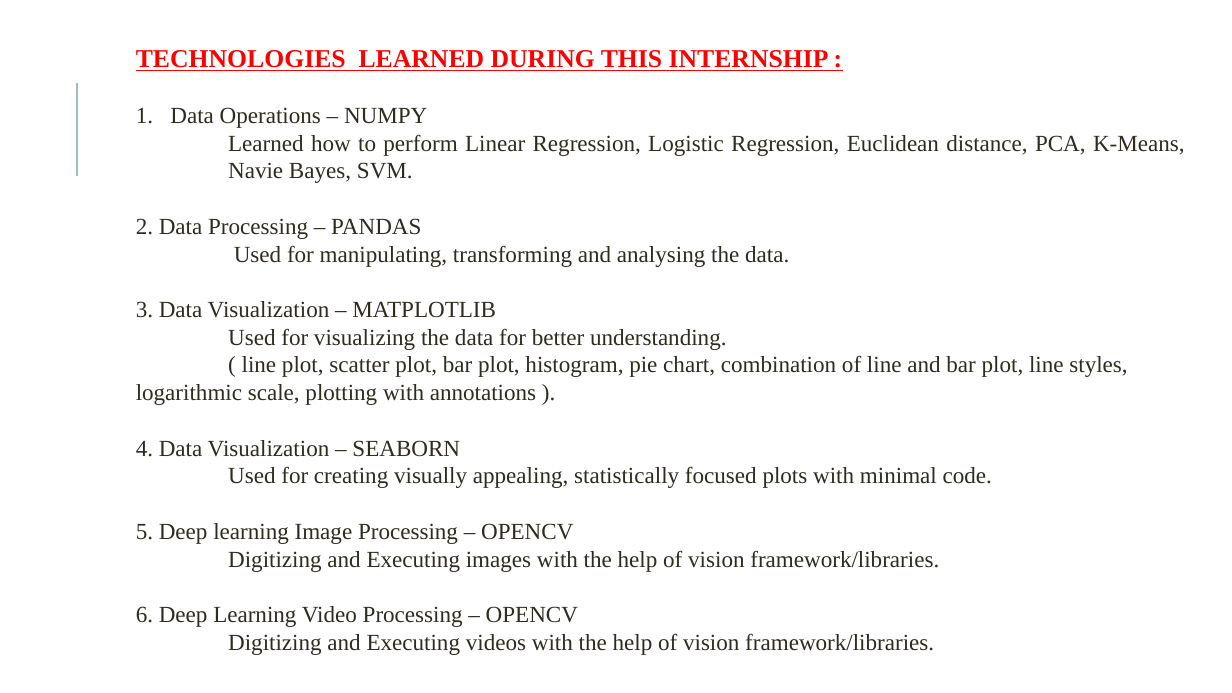
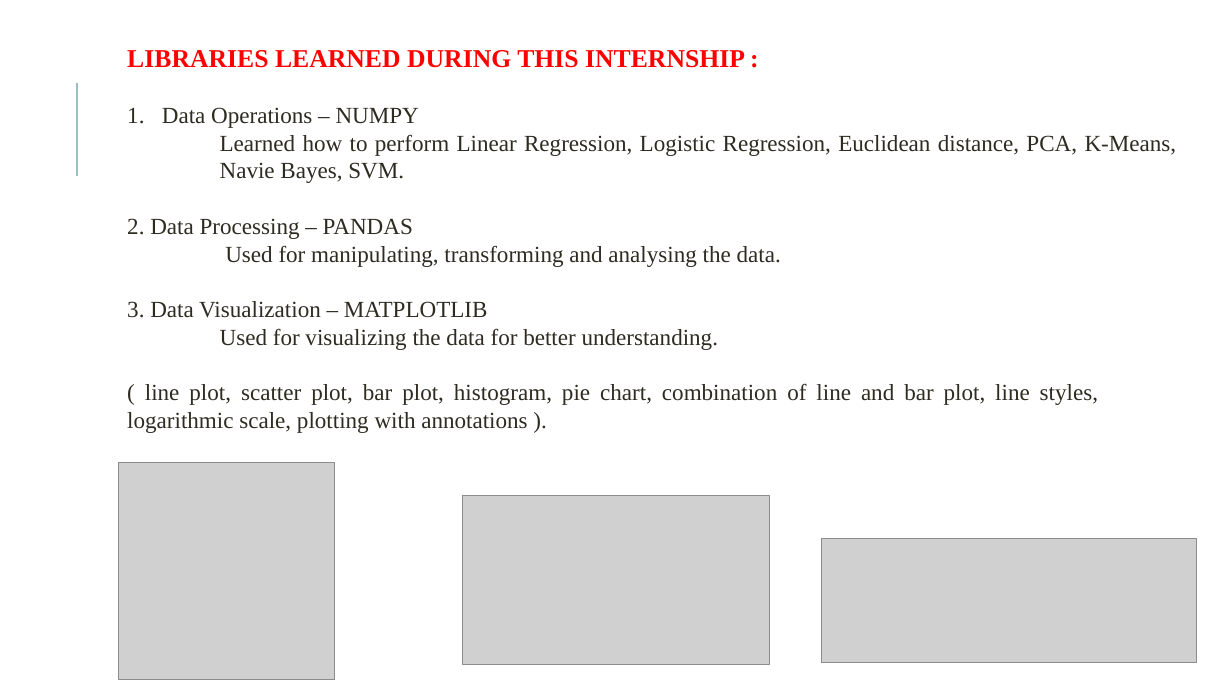
Before and after one commit to Karthik0505/KARTHIK.N_DataVista-Sales-Data-Analysis-and-Visualization_Infosys_Internship_Oct2024, a slide deck: slide 4 of Final_Project/PRESENTATION.pptx (slide 2 before the commit). Drawn at 1232x693 pixels with LibreOffice and Linux fonts; fonts in the diff are those of the drawing; grey boxes stand for pictures. Boxes give left, top, right and bottom in pixels: in the first picture for what was removed or moved away, otherwise in the second. Text is boxed around its words. In the diff, an @@ line names an element or a change of style, - is before the commit and + after.

```diff
--- a/Final_Project/PRESENTATION.pptx
+++ b/Final_Project/PRESENTATION.pptx
@@ text "LIBRARIES LEARNED DURING THIS INTERNSHIP ...": place and size @@
-text "LIBRARIES LEARNED DURING THIS INTERNSHIP ..." at [136, 50, 1185, 655]
+text "LIBRARIES LEARNED DURING THIS INTERNSHIP ..." at [127, 50, 1177, 433]
@@ text at [127, 50, 745, 68]: text changed @@
-TECHNOLOGIES LEARNED DURING THIS INTERNSHIP :
+LIBRARIES LEARNED DURING THIS INTERNSHIP :
@@ text at [136, 440, 992, 655]: paragraphs removed @@
-4. Data Visualization – SEABORN
-Used for creating visually appealing, statistically focused plots with minimal code.
-5. Deep learning Image Processing – OPENCV
-Digitizing and Executing images with the help of vision framework/libraries.
-6. Deep Learning Video Processing – OPENCV
-Digitizing and Executing videos with the help of vision framework/libraries.
@@ picture added at [118, 463, 335, 679] @@
@@ picture added at [463, 495, 770, 665] @@
@@ picture added at [822, 539, 1196, 663] @@
```
Also in this commit, not shown: 2 other slides changed, 5 slides added, 3 slides removed.
